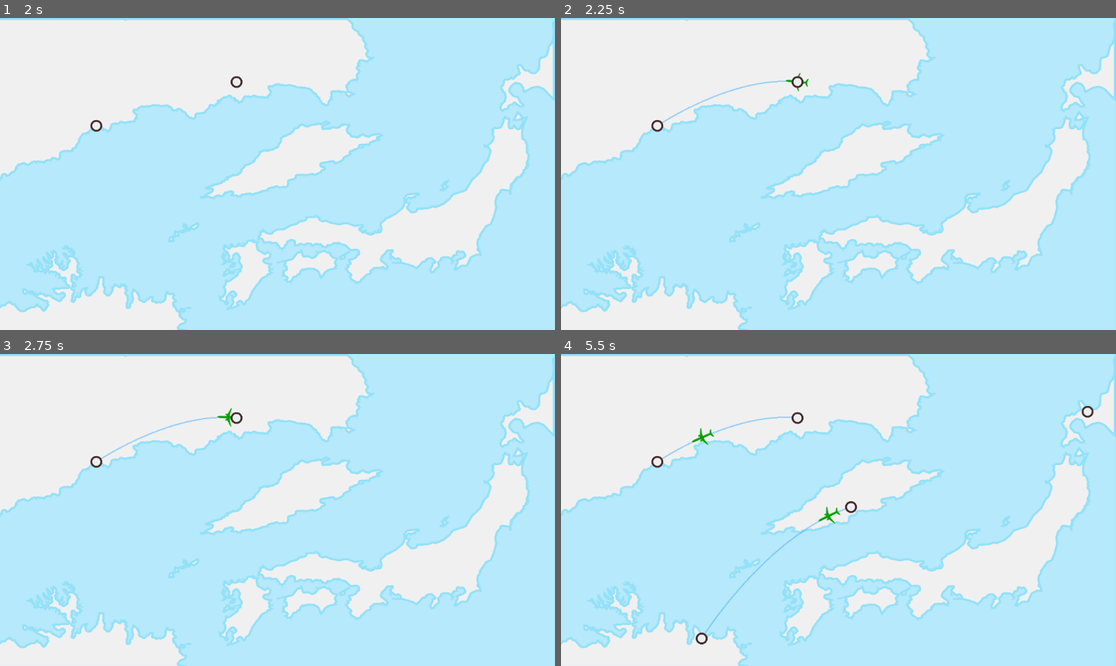
Above: before the commit, frames 1-4 (two rows, left to right).
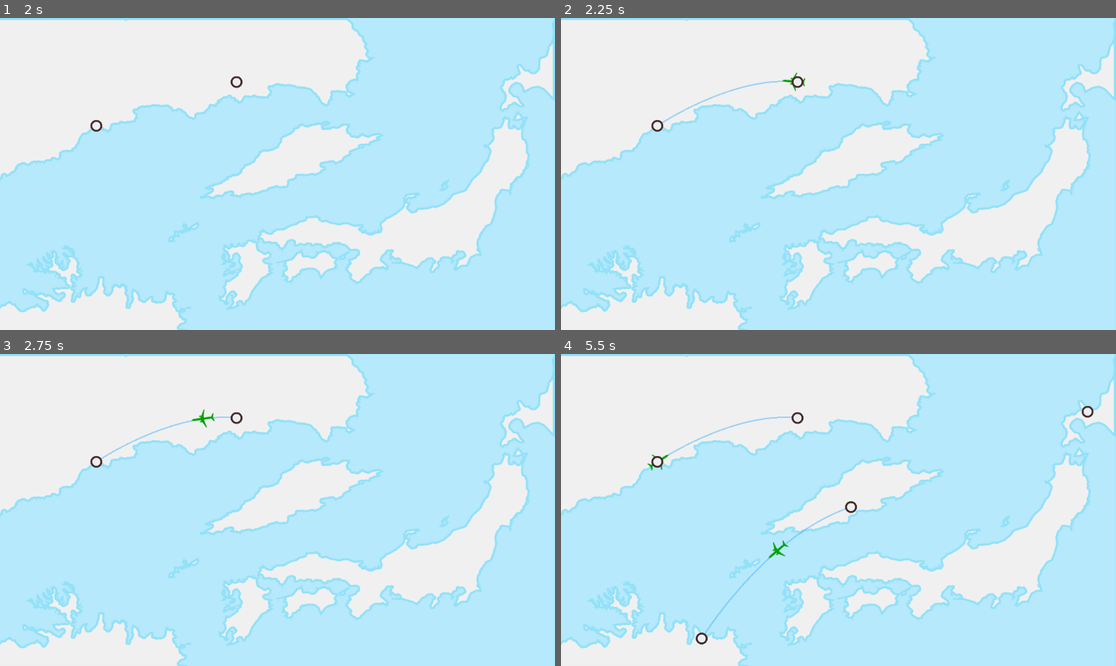
Above: after the commit, the same moments.

Repository: top-it-090304/Holding-Pattern
Game: Godot game, scene res://scene/Main.tscn
The game is run twice, just before and just after one commit, with the same random seed, the same clock (stepped at 60 frames per second) and the same inputs.
Inputs (mouse positions are in pixels of both pictures, inside the frame that each line leads up to):
- Up to frame 1 (2 s): tap Enter at 0.5 s; move the mouse to (399, 158) at 0.52 s; click (399, 158) at 0.67 s; tap Space at 1.25 s; move the mouse to (238, 83) at 1.27 s; click (238, 83) at 1.42 s
- Up to frame 2 (2.25 s): tap Enter at 2 s; move the mouse to (655, 127) at 2.02 s; click (655, 127) at 2.17 s
- Up to frame 3 (2.75 s): no input
- Up to frame 4 (5.5 s): move the mouse to (810, 572) at 2.77 s; click (810, 572) at 2.92 s; move the mouse to (849, 506) at 3.52 s; click (849, 506) at 3.67 s; move the mouse to (699, 637) at 4.27 s; click (699, 637) at 4.42 s; move the mouse to (1088, 413) at 5.02 s; click (1088, 413) at 5.17 s

Frame 1 is identical in both runs. In frame 2, less than 0.1% of the frame differs, in the area x 39-45%, y 17-24%; in frame 3, 0.1%; in frame 4, 0.3%, in the area x 15-51%, y 23-66%.

Commit message:
Add files via upload

Diff:
--- a/scene/Main.tscn
+++ b/scene/Main.tscn
@@ -35,12 +35,4 @@
 [node name="Marker2D6" type="Marker2D" parent="AirportSpawn" unique_id=233310926]
 position = Vector2(1093, 120)
 
-[node name="CanvasLayer" type="CanvasLayer" parent="AirportSpawn" unique_id=351356812]
-
-[node name="HBoxContainer" type="HBoxContainer" parent="AirportSpawn/CanvasLayer" unique_id=1473477333]
-offset_left = 164.0
-offset_top = 85.0
-offset_right = 204.0
-offset_bottom = 125.0
-
 [connection signal="timeout" from="Timer" to="." method="_on_spawn_timer_timeout"]
--- a/scripts/Airport.gd
+++ b/scripts/Airport.gd
@@ -1,8 +1,6 @@
 extends Area2D
 
 signal airport_selected(airport)
-
-@onready var sprite = $Sprite2D
 
 func _input_event(_viewport, event, _shape_idx):
 	if event is InputEventMouseButton and event.pressed:
--- a/scripts/Main.gd
+++ b/scripts/Main.gd
@@ -11,16 +11,14 @@
 
 
 func _ready():
- ## мнимая линия
 	pred_line = Line2D.new()
 	pred_line.width = 2.0
 	pred_line.default_color = Color.WHITE
 	add_child(pred_line)
-	if selected_airport == null:
-		pred_line.clear_points()
 
 
- ## точки спавна аэропортов
+
+
 	for child in spawn_points_node.get_children():
 		if child is Marker2D:
 			airport_points.append(child.global_position)
@@ -37,7 +35,6 @@
 
 func spawn_airport():
 	if airport_points.is_empty():
-		push_error("Нет точек")
 		return
 
 	var inst = airport_scene.instantiate()
@@ -56,6 +53,6 @@
 
 		selected_airport = null
 
-## вызов новой точки после таймера
+
 func _on_spawn_timer_timeout():
 	spawn_airport()
--- a/scripts/Plane.gd
+++ b/scripts/Plane.gd
@@ -12,17 +12,13 @@
 func _process(delta):
 	if not flight_path: return
 
-
-
-	var slow_speed = speed * (0.2 + 0.5 * sin(t * PI))
-
 	if forward:
-		t += slow_speed * delta
+		t += speed * delta
 		if t >= 1.0:
 			t = 1.0
 			arrival()
 	else:
-		t -= slow_speed * delta
+		t -= speed * delta
 		if t <= 0.0:
 			t = 0.0
 			arrival()
--- a/scripts/Route.gd
+++ b/scripts/Route.gd
@@ -9,24 +9,21 @@
 	line.default_color = Color(0.3, 0.7, 1.0, 0.5)
 	line.z_index = -1
 
- ## добавляем кривую
 	var curve = Curve2D.new()
 	var p0 = airport_a.position
 	var p2 = airport_b.position
 
- ## точка изгиба
 	var mid = (p0 + p2) / 2
 	var offset = (p2 - p0).rotated(90).normalized() * (p0.distance_to(p2) * 0.2)
-	var p1_absolute = mid + offset
+	var p1_a = mid + offset
 
-	var control_relative = p1_absolute - p0
+	var control_relative = p1_a - p0
 
 	curve.add_point(p0, Vector2.ZERO, control_relative)
 	curve.add_point(p2)
 
 	line.points = curve.get_baked_points()
 
- ## добавляем самолет с маршрутом кривой
 	var plane = plane_scene.instantiate()
 	plane.z_index = -1
 	add_child(plane)
Binary file added: objects/count_fly.png
Not shown, added: objects/count_fly.png.import
Not shown, added: psd/count_fly.psd
